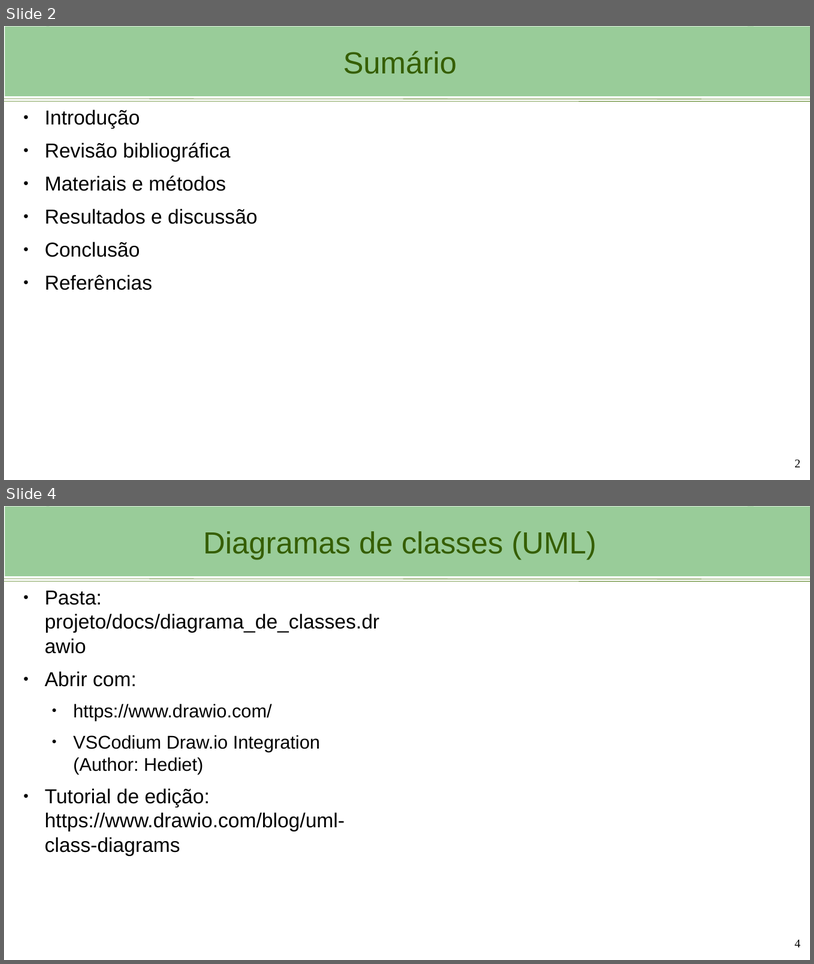
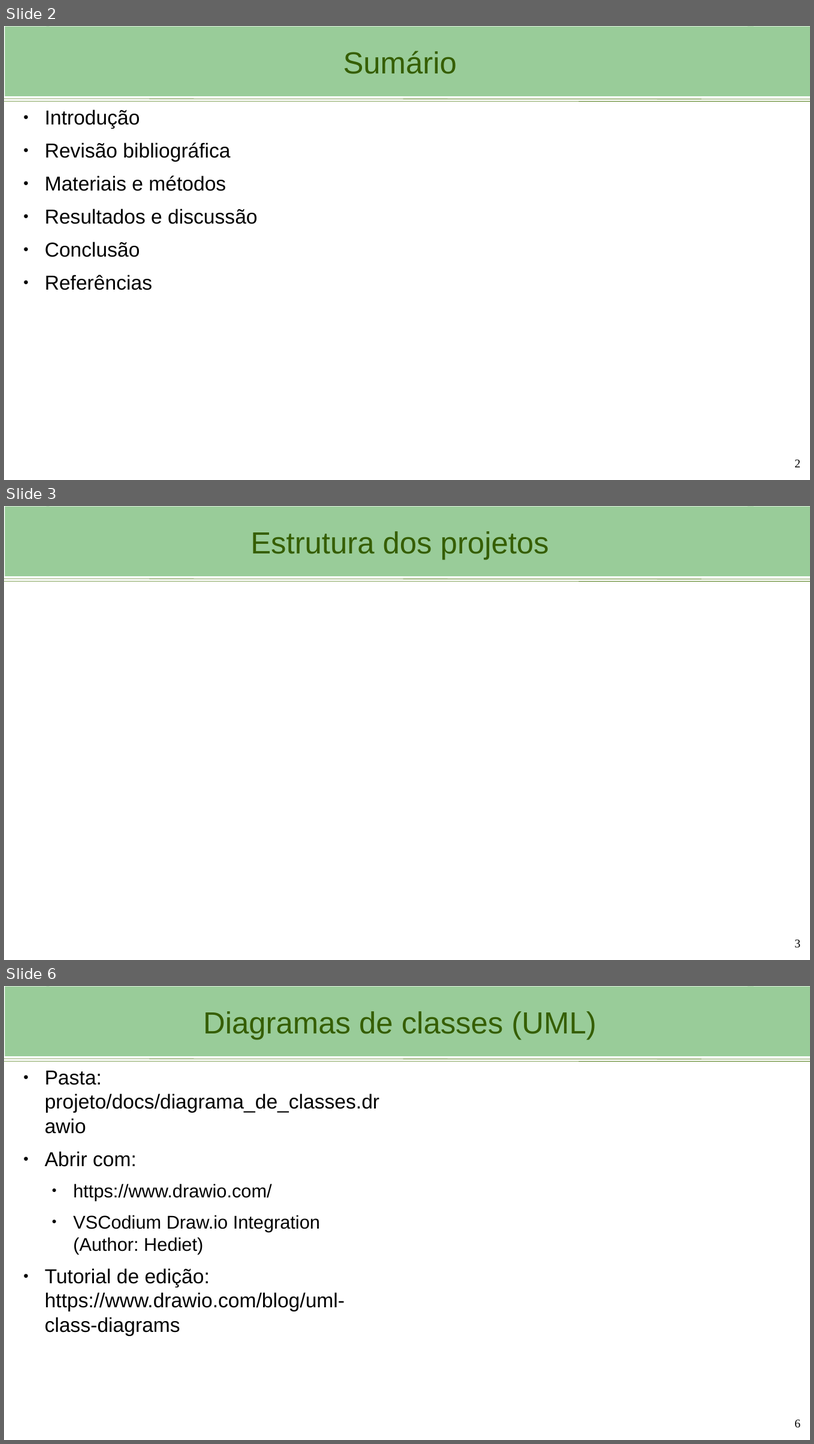
Before and after one commit to viniciusbrito1/progcart, a slide deck: aulas/Ambiente_de_desenvolvimento.odp. Shown one above the other, each under a label of ours: slides 2 and 4 before the commit, slides 2, 3 and 6 after it; the slides between them are not shown. The pictures are 814x964 and 814x1444 pixels, drawn with LibreOffice and Linux fonts; fonts in the diff are those of the drawing; background and template pictures are left out. Boxes give left, top, right and bottom in pixels: in the first picture for what was removed or moved away, otherwise in the second. Text is boxed around its words. In the diff, an @@ line names an element or a change of style, - is before the commit and + after.

```diff
--- a/aulas/Ambiente_de_desenvolvimento.odp
+++ b/aulas/Ambiente_de_desenvolvimento.odp
@@ slide 3 added at [4,506,810,960], background #FFFFFF; not listed: 4 template elements that a slide beside it also shows @@
@@ title added at [47,507,754,576], fill #99CC99, 36.3 pt, text #355E00 @@
+Estrutura dos projetos
@@ page number added at [795,939,801,948], 14 pt, text #000000 @@
+3
@@ what was slide 4 is now slide 6 @@
@@ page number at [795,1419,801,1428]: text changed @@
-4
+6
```
Also in this commit, not shown: 4 other slides added, 2 other files.
